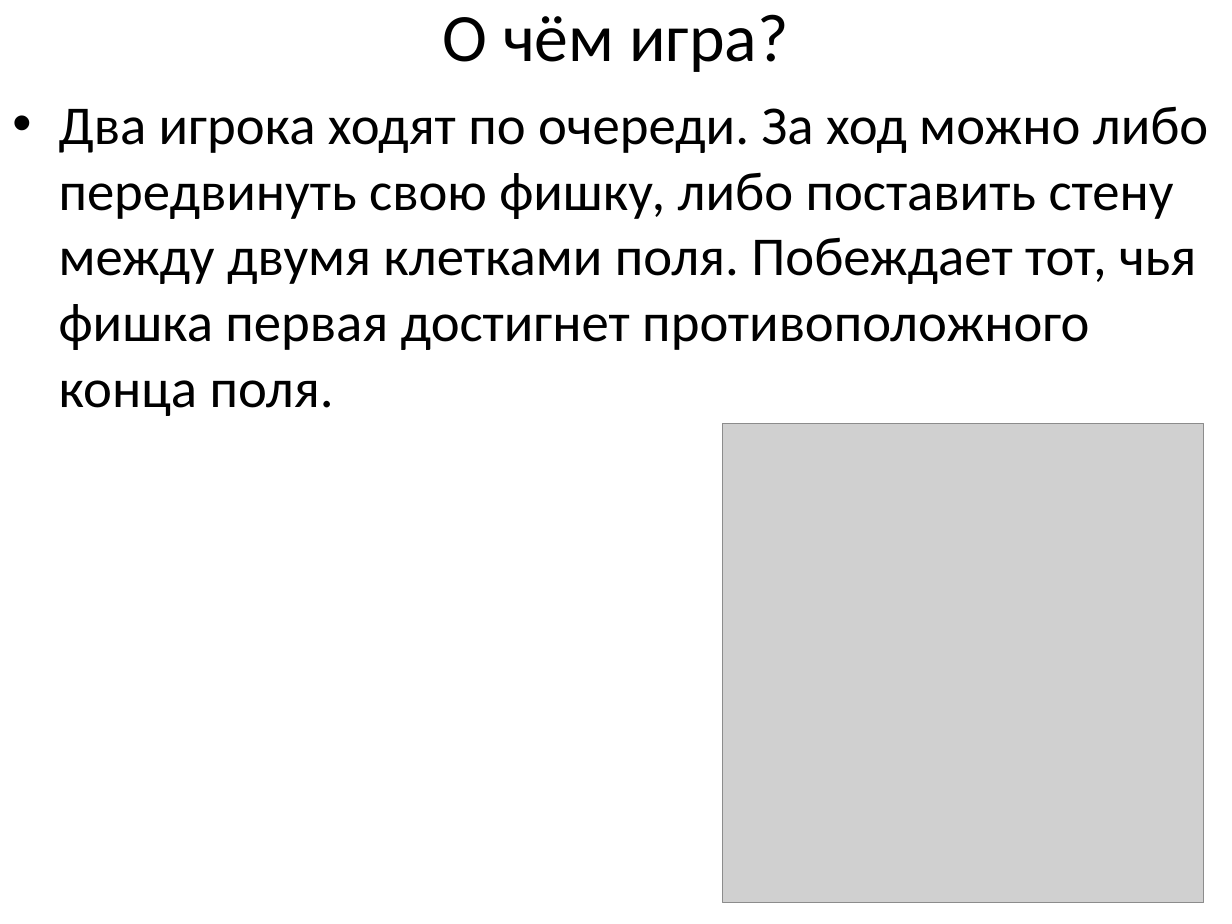
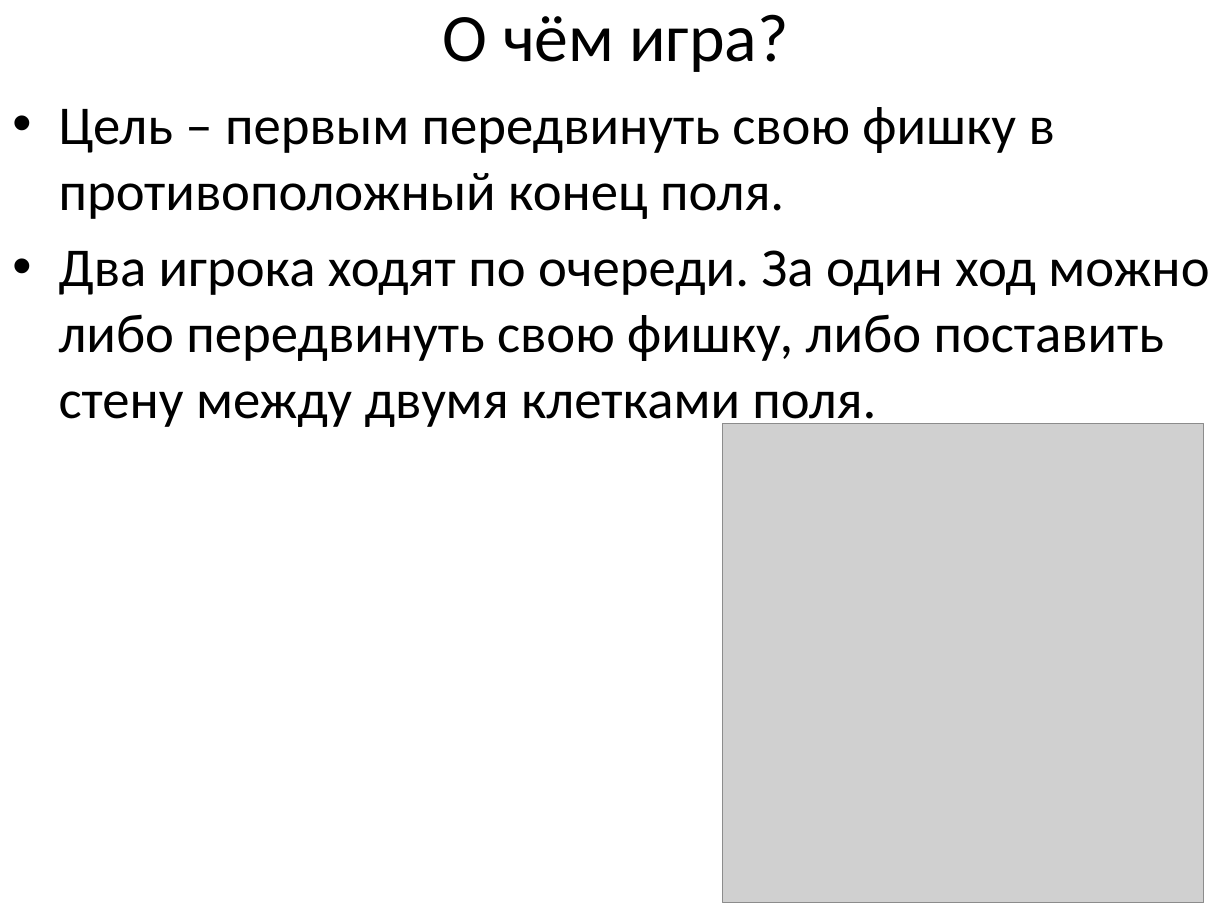
Before and after one commit to AlexandrChernodarov/yandexpygameproject, a slide deck: slide 2 of presentation.pptx. Drawn at 1232x924 pixels with LibreOffice and Linux fonts; fonts in the diff are those of the drawing; grey boxes stand for pictures. Boxes give left, top, right and bottom in pixels: in the first picture for what was removed or moved away, otherwise in the second. Text is boxed around its words. In the diff, an @@ line names an element or a change of style, - is before the commit and + after.

```diff
--- a/presentation.pptx
+++ b/presentation.pptx
@@ text at [59,107,1209,431]: text changed @@
-• Два игрока ходят по очереди. За ход можно либо передвинуть свою фишку, либо поставить стену между двумя клетками поля. Побеждает тот, чья фишка первая достигнет противоположного конца поля.
+• Цель – первым передвинуть свою фишку в противоположный конец поля.
+• Два игрока ходят по очереди. За один ход можно либо передвинуть свою фишку, либо поставить стену между двумя клетками поля.
```
Also in this commit, not shown: 2 other slides changed, 1 other file.
